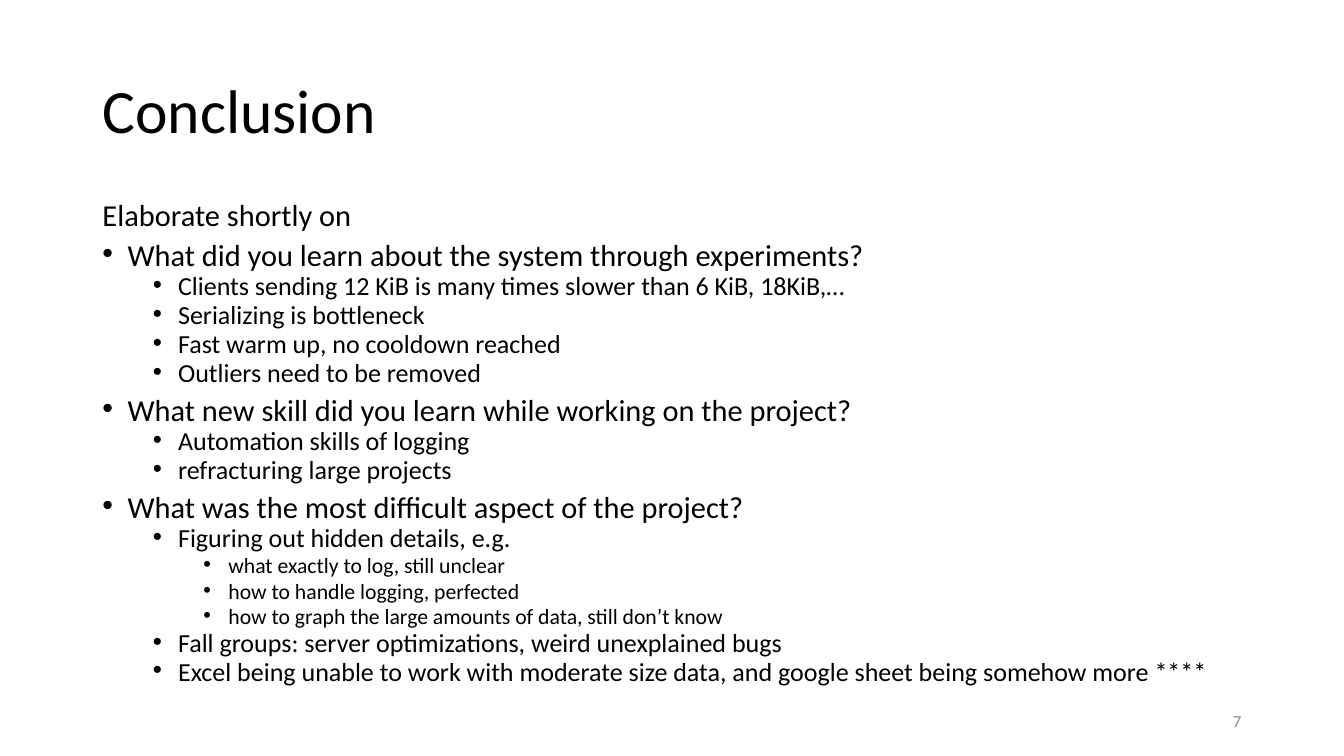
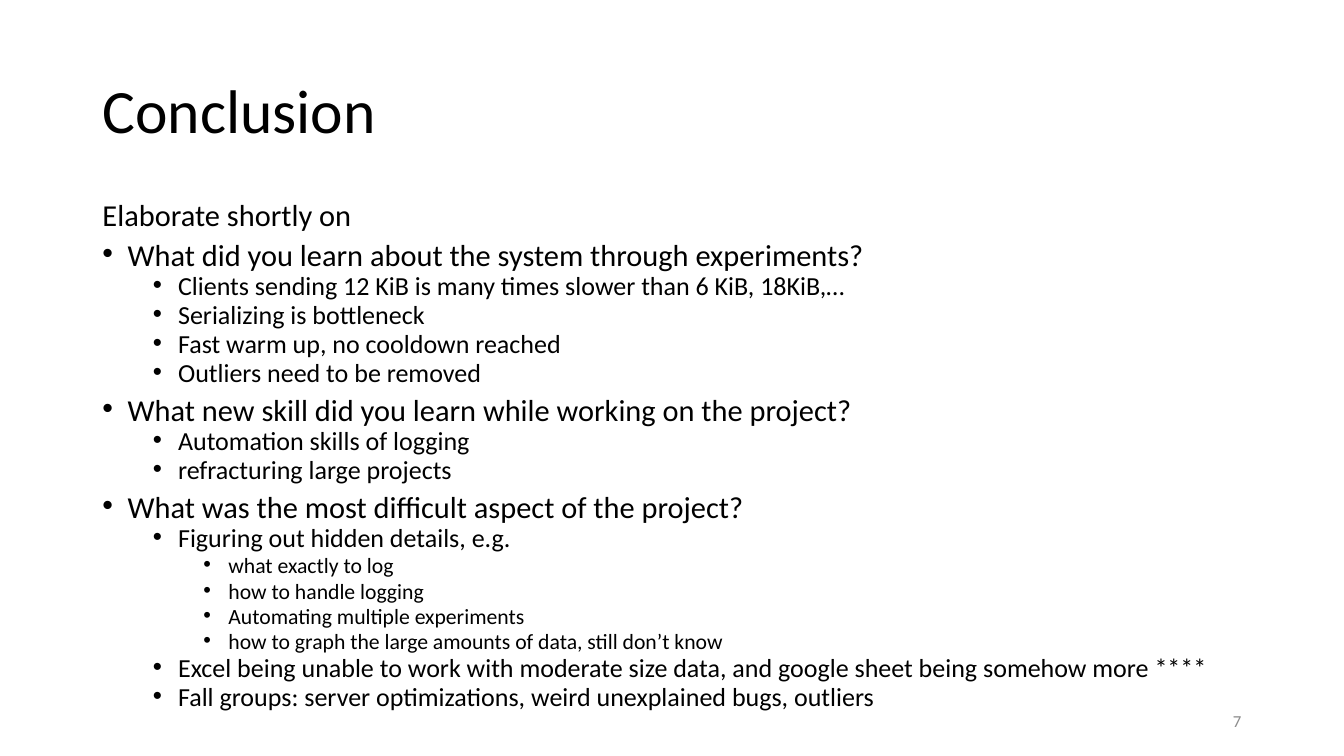
Before and after one commit to jonasIshoejNielsen/semester2_computerSystemPerformance, a slide deck: slide 7 of Deliverables/outline-presentation.pptx. Drawn at 1344x756 pixels with LibreOffice and Linux fonts; fonts in the diff are those of the drawing. Boxes give left, top, right and bottom in pixels: in the first picture for what was removed or moved away, otherwise in the second. Text is boxed around its words. In the diff, an @@ line names an element or a change of style, - is before the commit and + after.

```diff
--- a/Deliverables/outline-presentation.pptx
+++ b/Deliverables/outline-presentation.pptx
@@ text at (228, 558, 525, 628): text changed @@
-    • what exactly to log, still unclear
-    • how to handle logging, perfected
+    • what exactly to log
+    • how to handle logging
+    • Automating multiple experiments
@@ text at (178, 634, 782, 657): paragraph removed @@
-  • Fall groups: server optimizations, weird unexplained bugs
@@ text at (178, 688, 874, 711): paragraph added @@
+  • Fall groups: server optimizations, weird unexplained bugs, outliers
```
Also in this commit, not shown: 3 other slides changed, 10 other files.
